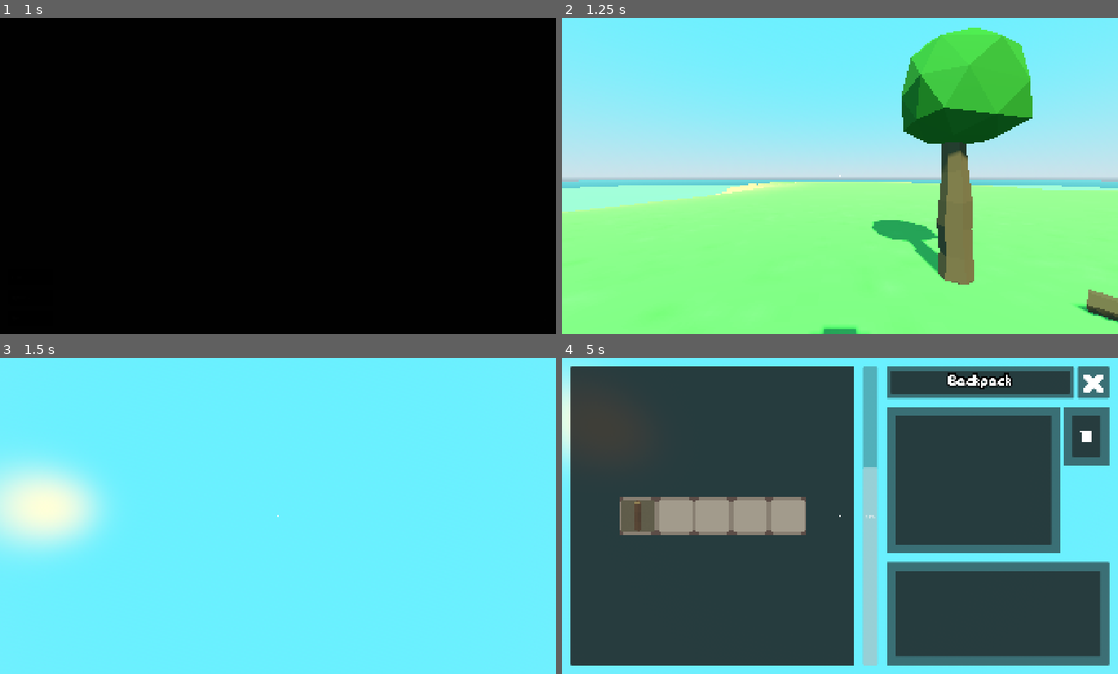
Above: before the commit, frames 1-4 (two rows, left to right).
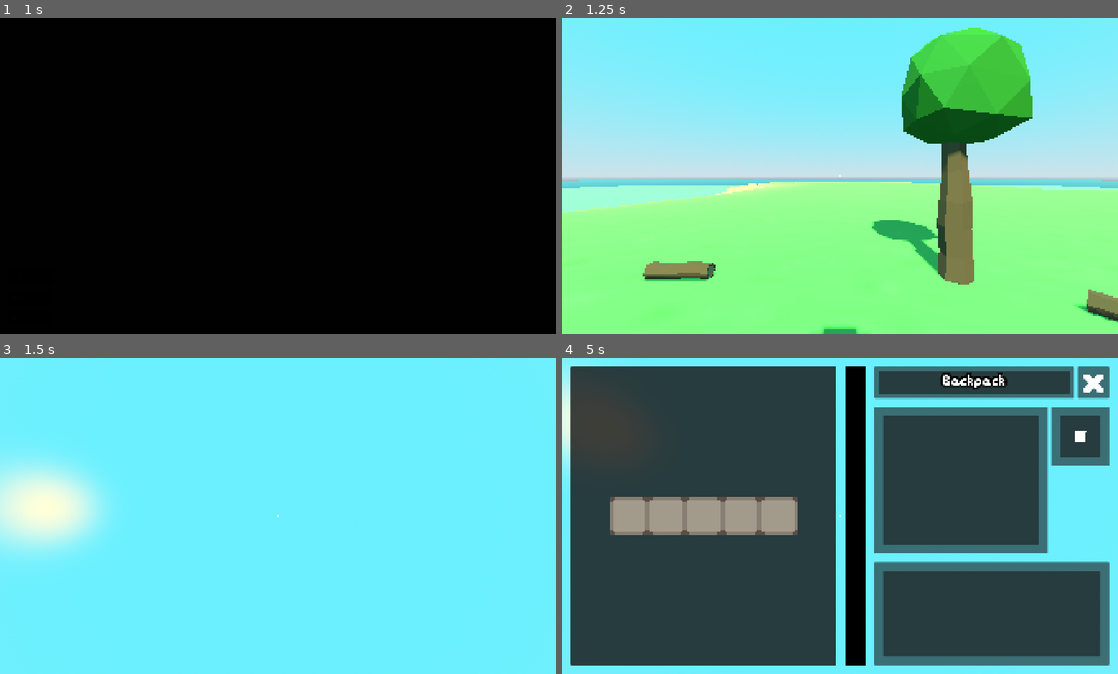
Above: after the commit, the same moments.

Repository: Yolo-Arts/ChoppingLogs
Game: Godot game, scene res://Game/main_game.tscn
Same seed, same stepped clock (60 frames per second), same inputs: the game is played once before the commit and once after it. The engine's default icon, where the game draws it, is replaced by a stand-in: a white triangle on a blue panel in a dark square. Sound files missing from this copy of the repository are replaced by a short silence.
Inputs (mouse positions are in pixels of both pictures, inside the frame that each line leads up to):
- Up to frame 1 (1 s): click "Play" at 0.5 s
- Up to frame 2 (1.25 s): no input
- Up to frame 3 (1.5 s): tap Enter (ui_accept) at 1.25 s; move the mouse to (305, 516) at 1.27 s; hold W (move_forward) from 1.28 s (still down); tap E (interact) at 1.35 s; click (305, 516) at 1.42 s
- Up to frame 4 (5 s): keep holding W (move_forward); tap Space (jump) at 1.52, 2.27, 3.77, 4.52 s; tap Enter (ui_accept) at 2, 4.25 s; move the mouse to (812, 516) at 2.02 s; tap Shift (sprint) at 2.1, 3.6 s; move the mouse to (851, 509) at 2.77 s; tap E (interact) at 2.85, 4.35 s; move the mouse to (834, 522) at 3.52 s; click (834, 522) at 3.67 s; move the mouse to (878, 519) at 4.27 s; tap Tab (open_inventory) at 4.9 s

Frame 1 is identical in both runs. In frame 2, 0.7% of the frame differs, in the area x 14-28%, y 76-84%; in frame 3, nothing differs; in frame 4, 14%, in the area x 8-96%, y 2-98%.

Commit message:
added basic weight check mechanic

Diff:
--- a/Assets/UI/theme.tres
+++ b/Assets/UI/theme.tres
@@ -25,6 +25,20 @@
 
 [sub_resource type="StyleBoxEmpty" id="StyleBoxEmpty_t3oq6"]
 
+[sub_resource type="StyleBoxEmpty" id="StyleBoxEmpty_0qw6d"]
+
+[sub_resource type="StyleBoxFlat" id="StyleBoxFlat_t3oq6"]
+content_margin_left = 2.0
+content_margin_top = 2.0
+content_margin_right = 2.0
+content_margin_bottom = 2.0
+bg_color = Color(1, 0.49803922, 0.08235294, 1)
+corner_radius_top_left = 6
+corner_radius_top_right = 6
+corner_radius_bottom_right = 6
+corner_radius_bottom_left = 6
+corner_detail = 6
+
 [resource]
 Label/colors/font_color = Color(1, 1, 1, 1)
 Label/colors/font_outline_color = Color(0, 0, 0, 1)
@@ -38,3 +52,10 @@
 Label/fonts/font = ExtResource("1_0qw6d")
 Label/styles/focus = SubResource("StyleBoxFlat_sk3jv")
 Label/styles/normal = SubResource("StyleBoxEmpty_t3oq6")
+ProgressBar/colors/font_color = Color(0.95, 0.95, 0.95, 1)
+ProgressBar/colors/font_outline_color = Color(0, 0, 0, 1)
+ProgressBar/constants/outline_size = 27
+ProgressBar/font_sizes/font_size = 16
+ProgressBar/fonts/font = ExtResource("1_0qw6d")
+ProgressBar/styles/background = SubResource("StyleBoxEmpty_0qw6d")
+ProgressBar/styles/fill = SubResource("StyleBoxFlat_t3oq6")
--- a/AutoLoads/event_system.gd
+++ b/AutoLoads/event_system.gd
@@ -23,3 +23,9 @@
 signal INV_switch_two_inventory_item_indexes
 signal INV_delete_item_by_index
 signal INV_try_to_pickup_item
+
+signal WEI_weight_changed
+signal WEI_update_weight_visual
+signal WEI_ask_update_weight_visual
+signal WEI_weight_maxed
+signal WEI_weight_not_maxed
--- a/Bulletins/player_menus/player_menu_base.gd
+++ b/Bulletins/player_menus/player_menu_base.gd
@@ -6,15 +6,18 @@
 @onready var item_sell: Label = %ItemSell
 @onready var item_weight: Label = %ItemWeight
 @onready var discard_area: PanelContainer = %DiscardArea
+@onready var weight_progress: ProgressBar = %WeightProgress
 
 func _enter_tree() -> void:
 	EventSystem.INV_inventory_updated.connect(update_inventory)
+	EventSystem.WEI_update_weight_visual.connect(update_weight)
 
 func _ready() -> void:
 	Input.set_mouse_mode(Input.MOUSE_MODE_VISIBLE)
 	EventSystem.PLA_freeze_player.emit()
 	EventSystem.INV_ask_update_inventory.emit()
 	discard_area.item_scrapped.connect(hide_item_info)
+
 
 	for inventory_slot in inventory_slot_container.get_children():
 		inventory_slot.mouse_entered.connect(show_item_info.bind(inventory_slot))
@@ -52,6 +55,12 @@
 	for i in inventory.size():
 		inventory_slot_container.get_child(i).set_item_key(inventory[i])
 
+func update_weight(weight: int, max_weight: int) -> void:
+	print("Weight is: ", weight)
+	print("Max Weight is: ", max_weight)
+	weight_progress.max_value = max_weight
+	weight_progress.value = weight
+
 func _on_close_button_pressed() -> void:
 	EventSystem.BUL_destroy_bulletin.emit(BulletinConfig.Keys.Inventory)
 	EventSystem.PLA_unfreeze_player.emit()
--- a/Bulletins/player_menus/player_menu_base.tscn
+++ b/Bulletins/player_menus/player_menu_base.tscn
@@ -26,8 +26,8 @@
 [node name="HBoxContainer" type="HSplitContainer" parent="MarginContainer" index="0" unique_id=449330016]
 layout_mode = 2
 theme_override_constants/separation = 30
-split_offsets = PackedInt32Array(104, 0)
-split_offset = 104
+split_offsets = PackedInt32Array(52, 52)
+split_offset = 52
 
 [node name="Backpack" type="PanelContainer" parent="MarginContainer/HBoxContainer" index="0" unique_id=1646232020]
 layout_mode = 2
@@ -78,12 +78,31 @@
 [node name="InventorySlot5" parent="MarginContainer/HBoxContainer/Backpack/Panel/MarginContainer/InventorySlotContainer" index="4" unique_id=1064731414 instance=ExtResource("2_6cxy2")]
 layout_mode = 2
 
-[node name="Weight" type="ProgressBar" parent="MarginContainer/HBoxContainer" index="1" unique_id=1040467522]
+[node name="ColorRect" type="ColorRect" parent="MarginContainer/HBoxContainer" index="1" unique_id=498719196]
+custom_minimum_size = Vector2(70, 0)
+layout_mode = 2
+color = Color(0, 0, 0, 1)
+
+[node name="WeightProgress" type="ProgressBar" parent="MarginContainer/HBoxContainer/ColorRect" index="0" unique_id=1040467522]
+unique_name_in_owner = true
 custom_minimum_size = Vector2(50, 0)
-layout_mode = 2
+layout_mode = 1
+anchors_preset = 8
+anchor_left = 0.5
+anchor_top = 0.5
+anchor_right = 0.5
+anchor_bottom = 0.5
+offset_left = -25.0
+offset_top = -497.0
+offset_right = 25.0
+offset_bottom = 497.0
+grow_horizontal = 2
+grow_vertical = 2
 size_flags_vertical = 1
-value = 66.0
+theme = ExtResource("2_73l3d")
+max_value = 2.0
 fill_mode = 3
+show_percentage = false
 
 [node name="VBoxContainer" type="VBoxContainer" parent="MarginContainer/HBoxContainer" index="2" unique_id=318325667]
 layout_mode = 2
--- a/Game/Managers/inventory_manager.gd
+++ b/Game/Managers/inventory_manager.gd
@@ -2,25 +2,32 @@
 
 var inventory_size := 5
 var inventory := []
+
+var can_add_to_inventory: bool = true
 
 func _enter_tree() -> void:
 	EventSystem.INV_ask_update_inventory.connect(send_inventory)
 	EventSystem.INV_switch_two_inventory_item_indexes.connect(switch_two_item_indexes)
 	EventSystem.INV_delete_item_by_index.connect(delete_item_by_index)
 	EventSystem.INV_try_to_pickup_item.connect(try_to_pickup_item)
-
-
+	EventSystem.WEI_weight_maxed.connect(lock_inventory.bind(true))
+	EventSystem.WEI_weight_not_maxed.connect(lock_inventory.bind(false))
 
 func _ready() -> void:
 	inventory.resize(inventory_size)
-	inventory[0] = ItemConfig.Keys.Log
+	#inventory[0] = ItemConfig.Keys.Log
+
+func lock_inventory(weight_maxed: bool):
+	can_add_to_inventory = !weight_maxed
+	print("Can add to inventory?", can_add_to_inventory)
 
 func try_to_pickup_item(item_key:ItemConfig.Keys, destroy_pickuppable:Callable) -> void:
 	if not get_free_slots():
 		return
 
-	add_item(item_key)
-	destroy_pickuppable.call()
+	if can_add_to_inventory:
+		add_item(item_key)
+		destroy_pickuppable.call()
 
 func get_free_slots() -> int:
 	var free_slots := 0
@@ -36,6 +43,8 @@
 			inventory[i] = item_key
 			break
 
+	var weight = ItemConfig.get_item_resource(item_key).weight
+	EventSystem.WEI_weight_changed.emit(weight)
 	EventSystem.INV_inventory_updated.emit(inventory)
 
 func send_inventory() -> void:
@@ -49,5 +58,7 @@
 	EventSystem.INV_inventory_updated.emit(inventory)
 
 func delete_item_by_index(index:int) -> void:
+	var weight = ItemConfig.get_item_resource(inventory[index]).weight
 	inventory[index] = null
+	EventSystem.WEI_weight_changed.emit(-weight)
 	EventSystem.INV_inventory_updated.emit(inventory)
--- /dev/null
+++ b/Game/Managers/weight_manager.gd
@@ -0,0 +1,28 @@
+extends Node
+
+var weight := 0
+var max_weight := 2
+
+#var is_max_weight: bool = false
+
+func _ready() -> void:
+	EventSystem.WEI_weight_changed.connect(update_weight)
+	EventSystem.WEI_ask_update_weight_visual.connect(ask_update_weight_visual)
+
+func update_weight(weight_changed: int) -> void:
+	weight += weight_changed
+	check_if_weight_max()
+	EventSystem.WEI_update_weight_visual.emit(weight, max_weight)
+
+func ask_update_weight_visual():
+	EventSystem.WEI_update_weight_visual.emit(weight, max_weight)
+
+func check_if_weight_max() -> void:
+	print("Weight is :", weight)
+	if weight == max_weight:
+		print("Emitted")
+		EventSystem.WEI_weight_maxed.emit()
+		#is_max_weight = true
+	else:
+		EventSystem.WEI_weight_not_maxed.emit()
+		#is_max_weight = false
--- a/Player/player.gd
+++ b/Player/player.gd
@@ -14,7 +14,6 @@
 	EventSystem.HUD_show_hud.emit()
 	EventSystem.PLA_freeze_player.connect(set_freeze.bind(true))
 	EventSystem.PLA_unfreeze_player.connect(set_freeze.bind(false))
-
 
 func set_freeze(freeze: bool) -> void:
 	set_process(!freeze)
@@ -68,6 +67,7 @@
 
 	if event.is_action_pressed("open_inventory"):
 		EventSystem.BUL_create_bulletin.emit(BulletinConfig.Keys.Inventory)
+		EventSystem.WEI_ask_update_weight_visual.emit()
 
 
 func _exit_tree() -> void:
--- a/Player/player.tscn
+++ b/Player/player.tscn
@@ -3,6 +3,7 @@
 [ext_resource type="Script" uid="uid://c3yf4t2bsel87" path="res://Player/player.gd" id="1_4ntmi"]
 [ext_resource type="Script" uid="uid://c40f4lfb11mqv" path="res://Game/Managers/inventory_manager.gd" id="2_4ntmi"]
 [ext_resource type="Script" uid="uid://dt1rcawit7yfg" path="res://Player/interaction_ray_cast.gd" id="2_btcbx"]
+[ext_resource type="Script" uid="uid://dbrt0np04ex1f" path="res://Game/Managers/weight_manager.gd" id="4_gwnis"]
 
 [sub_resource type="CapsuleMesh" id="CapsuleMesh_l8h54"]
 
@@ -35,3 +36,6 @@
 
 [node name="InventoryManager" type="Node" parent="Managers" unique_id=2003678697]
 script = ExtResource("2_4ntmi")
+
+[node name="WeightManager" type="Node" parent="Managers" unique_id=1473663417]
+script = ExtResource("4_gwnis")
--- a/Stages/PrototypeArea/prototype_scene.tscn
+++ b/Stages/PrototypeArea/prototype_scene.tscn
@@ -49,6 +49,15 @@
 [node name="CollisionShape3D" type="CollisionShape3D" parent="Terrain/StaticBody3D" unique_id=62796443]
 shape = SubResource("ConcavePolygonShape3D_i71hr")
 
+[node name="PickuppableLog" parent="Terrain/StaticBody3D" unique_id=1033591961 instance=ExtResource("5_pkgy2")]
+transform = Transform3D(0.8006791, 0, 0.5990935, 0, 1, 0, -0.5990935, 0, 0.8006791, 0.4497987, 0.11804147, 4.7827787)
+
+[node name="PickuppableLog2" parent="Terrain/StaticBody3D" unique_id=178658151 instance=ExtResource("5_pkgy2")]
+transform = Transform3D(1, 0, 0, 0, 1, 0, 0, 0, 1, -2.6236157, 0.11804195, -3.3821115)
+
+[node name="PickuppableLog3" parent="Terrain/StaticBody3D" unique_id=668516309 instance=ExtResource("5_pkgy2")]
+transform = Transform3D(-0.7879892, 0, -0.6156891, 0, 1, 0, 0.6156891, 0, -0.7879892, 4.92209, 0.11804195, 3.5470228)
+
 [node name="Tree" parent="Terrain" unique_id=1141151295 instance=ExtResource("2_i71hr")]
 transform = Transform3D(1, 0, 0, 0, 1, 0, 0, 0, 1, 5.6091924, 0, 1.0772417)
 
@@ -72,7 +81,7 @@
 
 [node name="Player" parent="." unique_id=842877921 instance=ExtResource("4_w28og")]
 
-[node name="PickuppableLog" parent="." unique_id=1033591961 instance=ExtResource("5_pkgy2")]
+[node name="PickuppableLog" parent="." unique_id=1962213027 instance=ExtResource("5_pkgy2")]
 transform = Transform3D(1, 0, 0, 0, 1, 0, 0, 0, 1, 2.9506497, 0.11804147, 2.8088613)
 
 [node name="PickuppableLog2" parent="." unique_id=1301673163 instance=ExtResource("5_pkgy2")]
Not shown, added: Game/Managers/weight_manager.gd.uid
